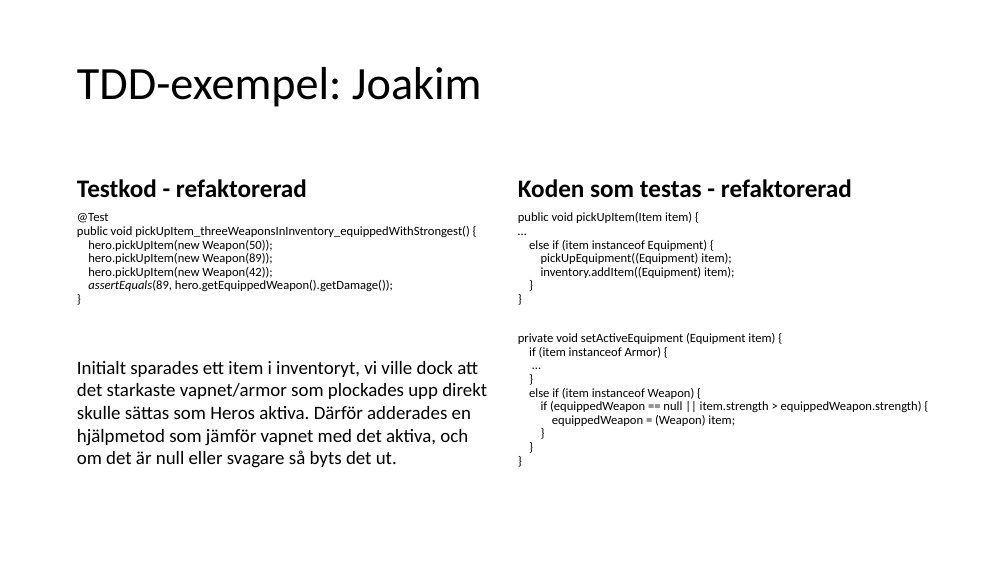
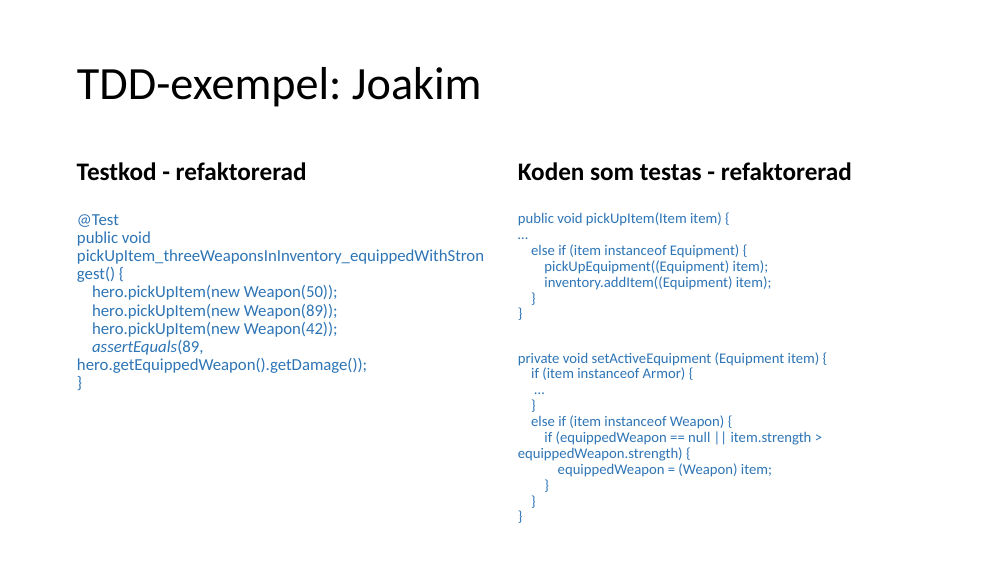
Before and after one commit to hampusidstam/InteGame, a slide deck: slide 8 of docs/Slutredovisning_grp5_v8.pptx. Drawn at 1008x567 pixels with LibreOffice and Linux fonts; fonts in the diff are those of the drawing. Boxes give left, top, right and bottom in pixels: in the first picture for what was removed or moved away, otherwise in the second. Text is boxed around its words. In the diff, an @@ line names an element or a change of style, - is before the commit and + after.

```diff
--- a/docs/Slutredovisning_grp5_v8.pptx
+++ b/docs/Slutredovisning_grp5_v8.pptx
@@ text "Testkod - refaktorerad": place and size @@
-text "Testkod - refaktorerad" at [77,179,307,198]
+text "Testkod - refaktorerad" at [77,162,307,181]
@@ text "Koden som testas - refaktorerad": place and size @@
-text "Koden som testas - refaktorerad" at [518,179,852,198]
+text "Koden som testas - refaktorerad" at [518,162,852,181]
@@ text "@Test public void pickUpItem_threeWeaponsInInventory_equippe ..." at [77,214,484,373]: size 12 to 16 pt, text colour #000000 to #2E75B6 @@
@@ text "public void pickUpItem(Item item) { ..." at [518,212,820,477]: size 12 to 14 pt, text colour #000000 to #2E75B6 @@
@@ text removed at [77,361,487,468] @@
-Initialt sparades ett item i inventoryt, vi ville dock att det starkaste vapnet/armor som plockades upp direkt skulle sättas som Heros aktiva. Därför adderades en hjälpmetod som jämför vapnet med det aktiva, och om det är null eller svagare så byts det ut.
```
Also in this commit, not shown: 9 other slides changed, 1 slide added, 2 slides removed, 1 other file.
